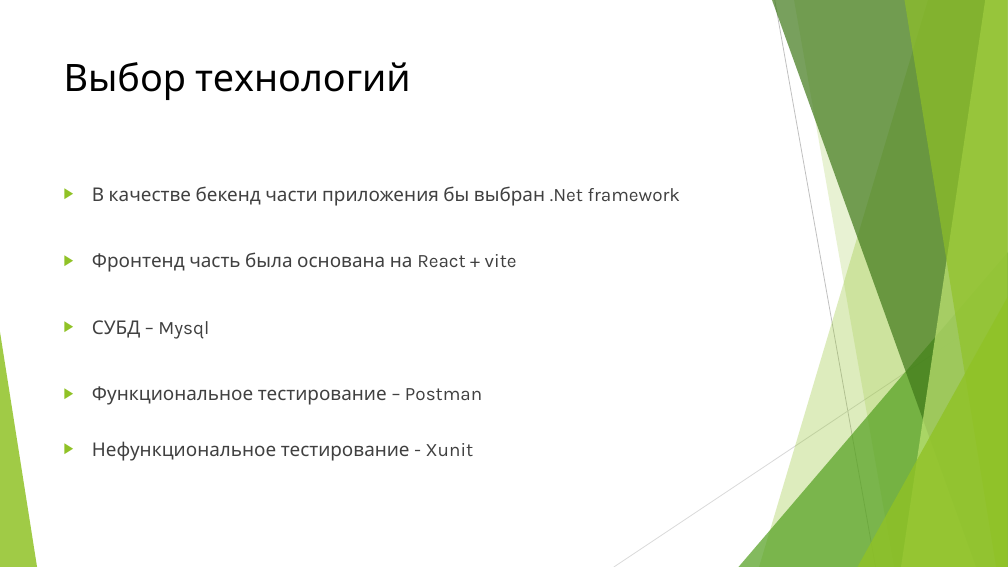
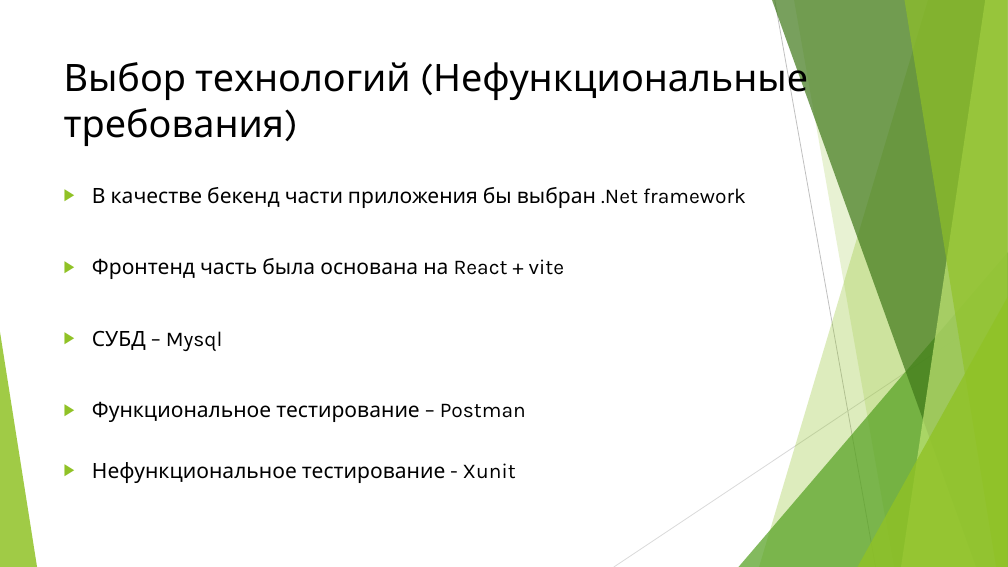
Before and after one commit to r0mbaa/OnlineMovies, a slide deck: slide 4 of Paperworks/Курсовой проект на тему «Онлайн фильмотека».pptx. Drawn at 1008x567 pixels with LibreOffice and Linux fonts; fonts in the diff are those of the drawing. Boxes give left, top, right and bottom in pixels: in the first picture for what was removed or moved away, otherwise in the second. Text is boxed around its words. In the diff, an @@ line names an element or a change of style, - is before the commit and + after.

```diff
--- a/Paperworks/Курсовой проект на тему «Онлайн фильмотека».pptx
+++ b/Paperworks/Курсовой проект на тему «Онлайн фильмотека».pptx
@@ title at [64, 57, 808, 146]: text changed @@
-Выбор технологий
+Выбор технологий (Нефункциональные требования)
@@ text "В качестве бекенд части приложения ..." at [92, 187, 746, 483]: size 18 to 20 pt, text colour #404040 to #000000 @@
```
Also in this commit, not shown: 2 other slides changed, 12 slides added, 1 other file.
